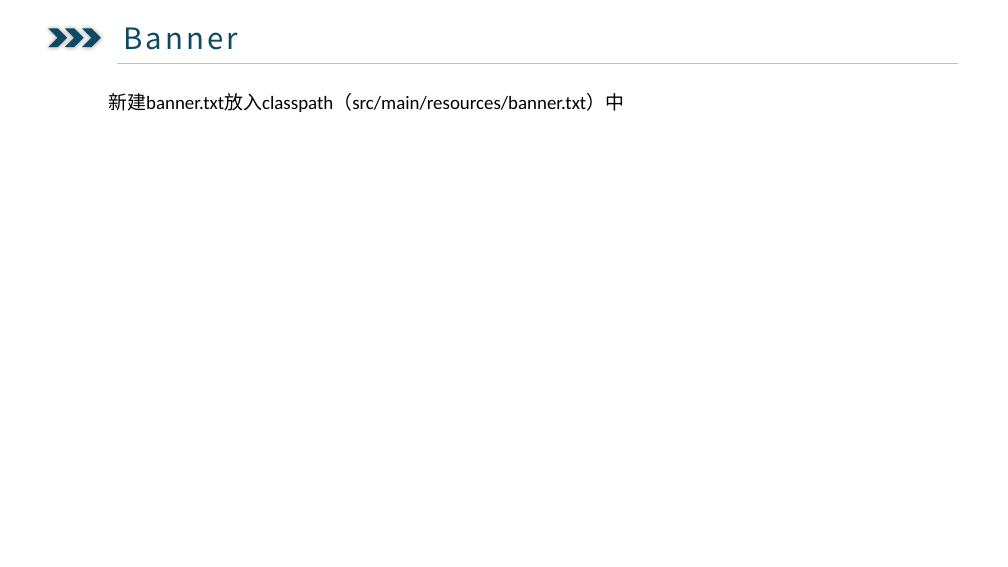
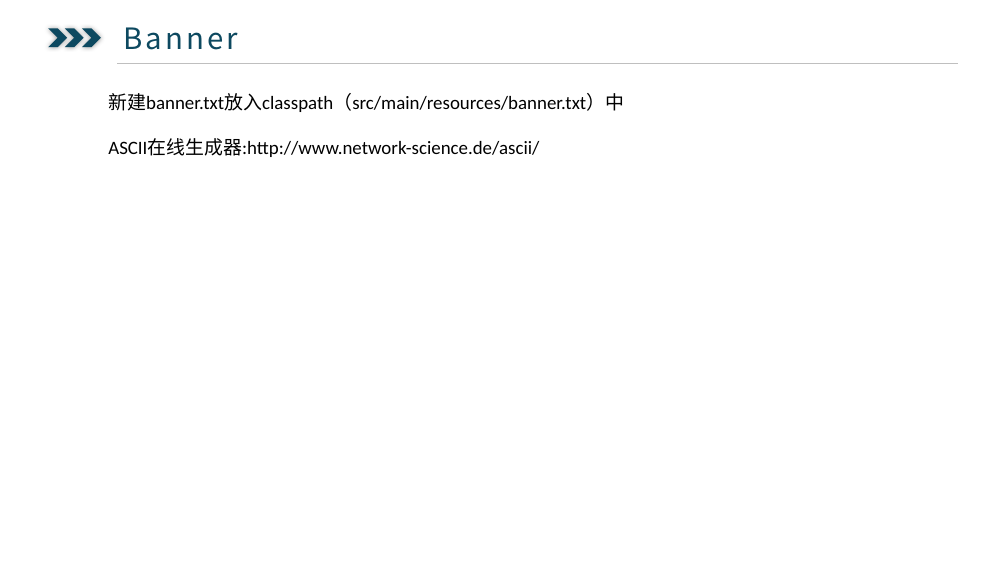
Before and after one commit to ysglyl/ppts, a slide deck: slide 4 of springboot.pptx. Drawn at 1008x567 pixels with LibreOffice and Linux fonts; fonts in the diff are those of the drawing. Boxes give left, top, right and bottom in pixels: in the first picture for what was removed or moved away, otherwise in the second. Text is boxed around its words. In the diff, an @@ line names an element or a change of style, - is before the commit and + after.

```diff
--- a/springboot.pptx
+++ b/springboot.pptx
@@ text at bbox=[108, 139, 539, 157]: paragraph added @@
+ASCII在线生成器:http://www.network-science.de/ascii/
```
Also in this commit, not shown: 2 slides added, 2 slides removed, 1 other file.
